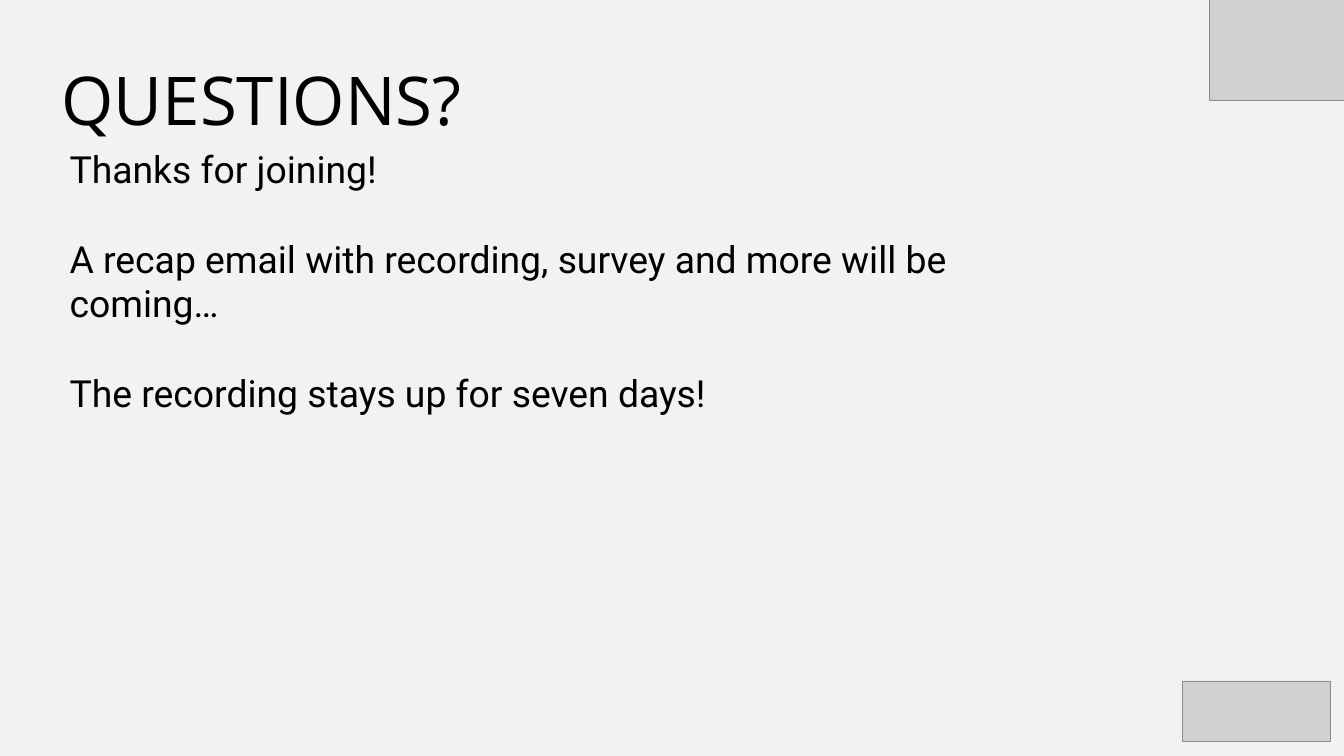
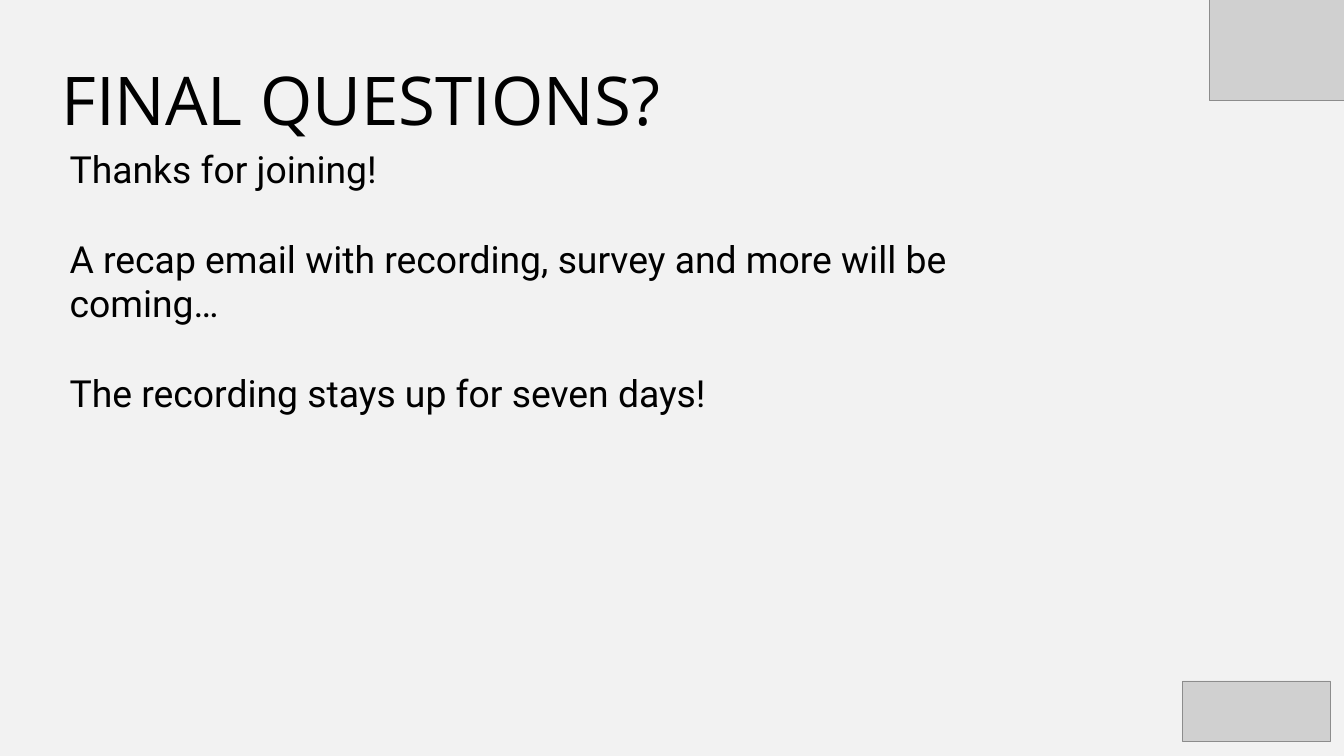
Before and after one commit to stringfestdata/pq-pdq, a slide deck: slide 14 of pq-pdq.pptx (slide 20 before the commit). Drawn at 1344x756 pixels with LibreOffice and Linux fonts; fonts in the diff are those of the drawing; grey boxes stand for pictures. Boxes give left, top, right and bottom in pixels: in the first picture for what was removed or moved away, otherwise in the second. Text is boxed around its words. In the diff, an @@ line names an element or a change of style, - is before the commit and + after.

```diff
--- a/pq-pdq.pptx
+++ b/pq-pdq.pptx
@@ text at [62, 76, 660, 137]: text changed @@
-QUESTIONS?
+FINAL QUESTIONS?
```
Also in this commit, not shown: 3 other slides changed, 1 slide added, 7 slides removed, 2 other files.
